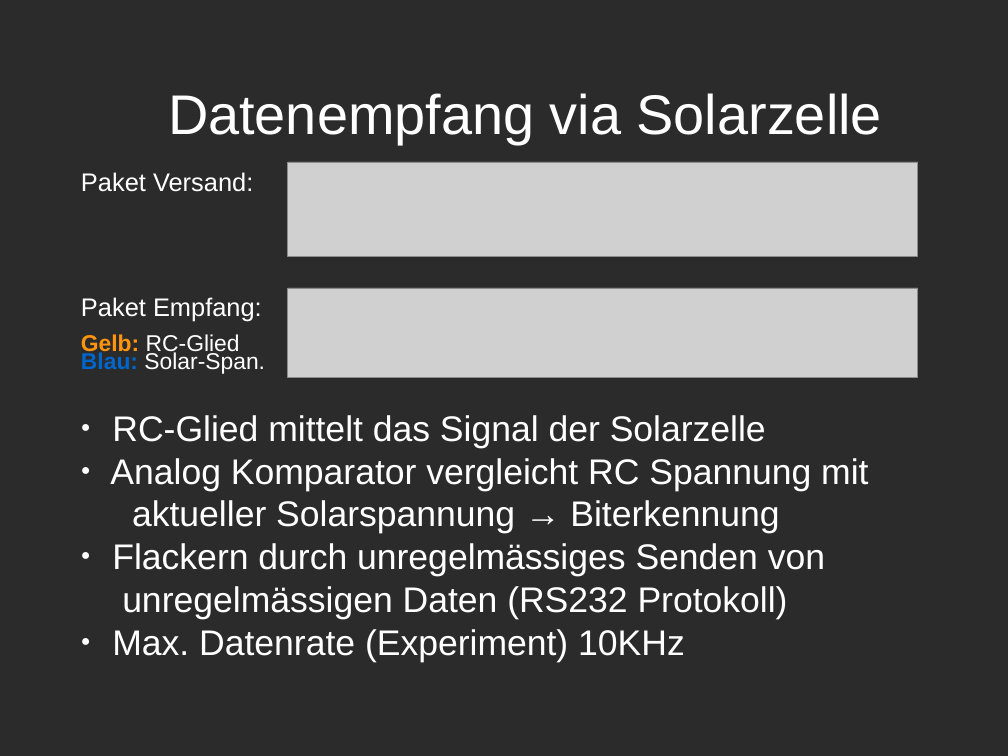
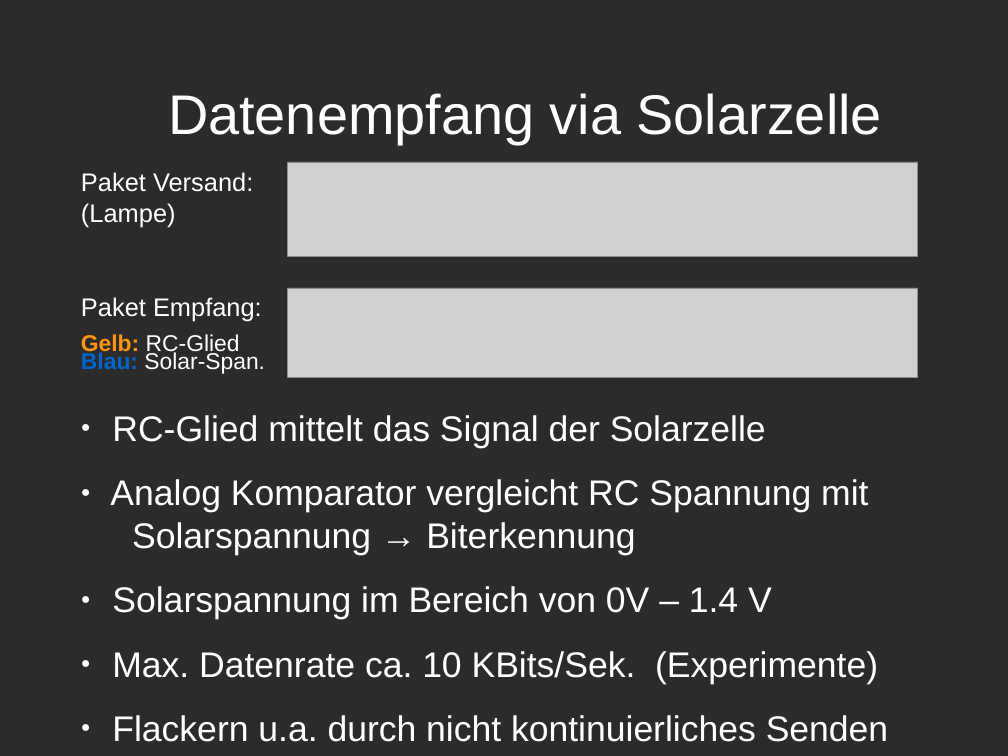
Before and after one commit to Niondir/rika-led, a slide deck: slide 3 of präsentation 3/part 2/p2-pr3.odp (slide 4 before the commit). Drawn at 1008x756 pixels with LibreOffice and Linux fonts; fonts in the diff are those of the drawing; grey boxes stand for pictures; background and template pictures are left out; a plain dark background stands for a picture behind light text. Boxes give left, top, right and bottom in pixels: in the first picture for what was removed or moved away, otherwise in the second. Text is boxed around its words. In the diff, an @@ line names an element or a change of style, - is before the commit and + after.

```diff
--- a/präsentation 3/part 2/p2-pr3.odp
+++ b/präsentation 3/part 2/p2-pr3.odp
@@ text at (x1=81, y1=203, x2=176, y2=227): paragraph added @@
+(Lampe)
@@ text at (x1=110, y1=479, x2=888, y2=742): text changed @@
-● Analog Komparator vergleicht RC Spannung mit aktueller Solarspannung → Biterkennung
-● Flackern durch unregelmässiges Senden von unregelmässigen Daten (RS232 Protokoll)
-● Max. Datenrate (Experiment) 10KHz
+● Analog Komparator vergleicht RC Spannung mit Solarspannung → Biterkennung
+● Solarspannung im Bereich von 0V – 1.4 V
+● Max. Datenrate ca. 10 KBits/Sek. (Experimente)
+● Flackern u.a. durch nicht kontinuierliches Senden
```
Also in this commit, not shown: 5 other slides changed, 1 other file.
